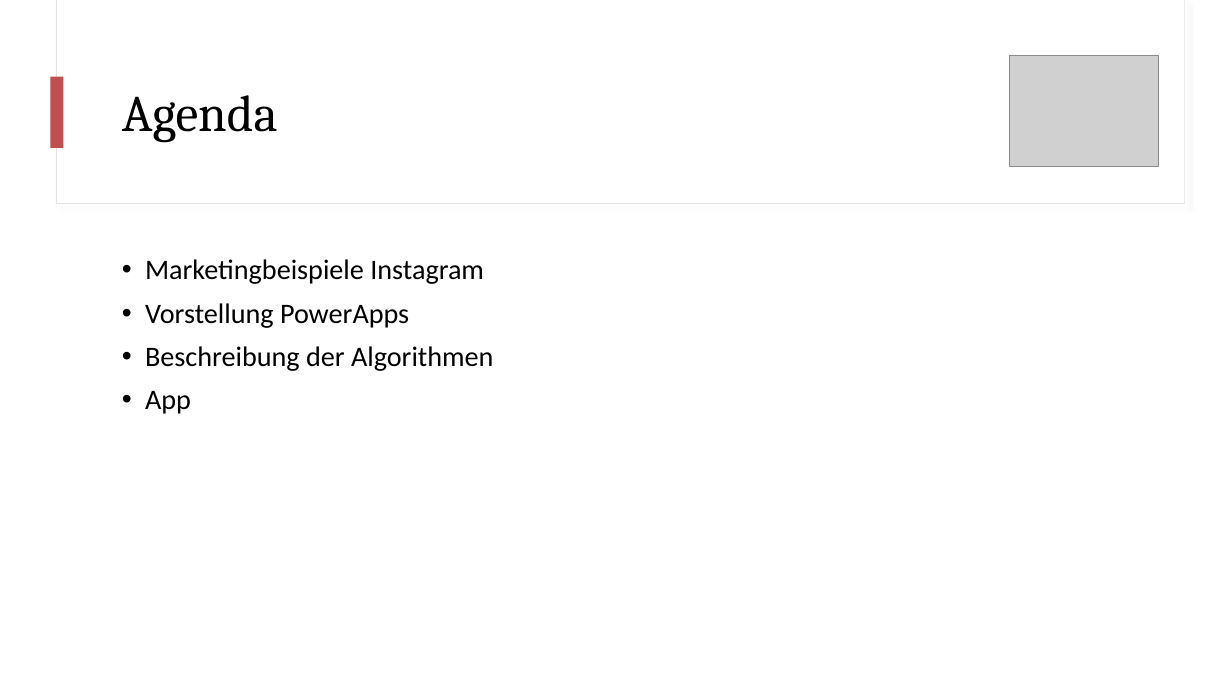
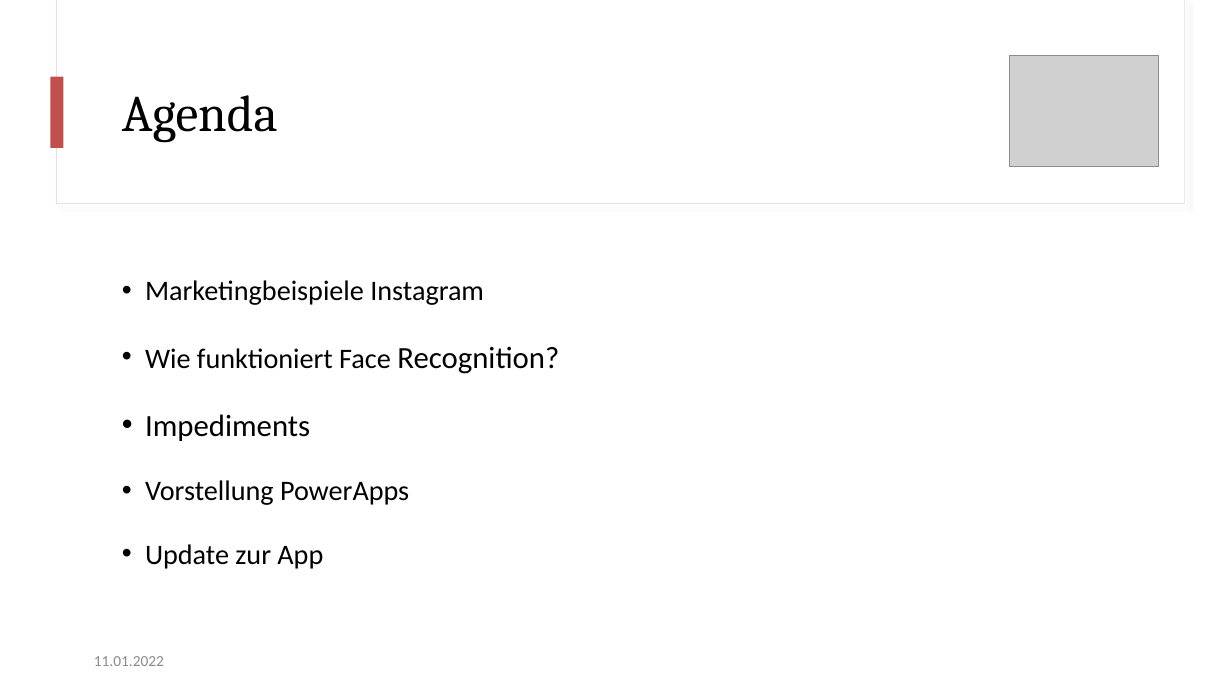
Before and after one commit to florian-frey/FaceBank, a slide deck: slide 2 of presentations/presentation-22_01_13.pptx. Drawn at 1232x693 pixels with LibreOffice and Linux fonts; fonts in the diff are those of the drawing; grey boxes stand for pictures. Boxes give left, top, right and bottom in pixels: in the first picture for what was removed or moved away, otherwise in the second. Text is boxed around its words. In the diff, an @@ line names an element or a change of style, - is before the commit and + after.

```diff
--- a/presentations/presentation-22_01_13.pptx
+++ b/presentations/presentation-22_01_13.pptx
@@ text at (145,280,484,505): line spacing 0.9 to 1.5 @@
@@ text at (145,346,559,441): paragraphs added @@
+• Wie funktioniert Face Recognition?
+• Impediments
@@ text at (145,544,323,569): text changed @@
-• Beschreibung der Algorithmen
-• App
+• Update zur App
@@ text added at (94,656,164,666), 12 pt, text #8C8C8C @@
+11.01.2022
```
Also in this commit, not shown: 1 other slide changed, 8 slides added, 1 slide removed.
